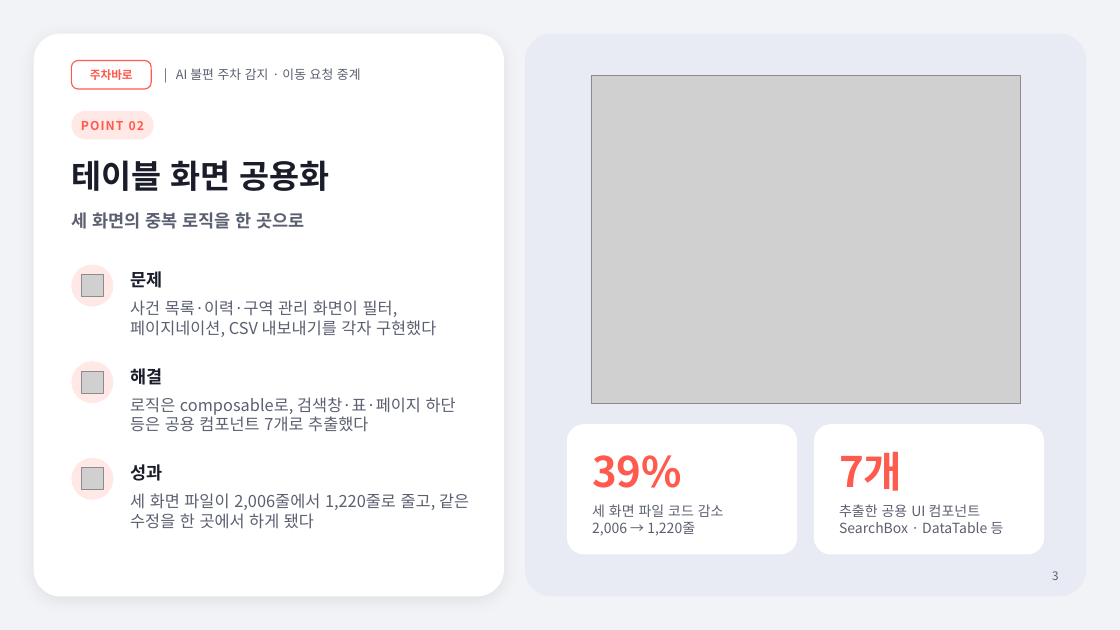
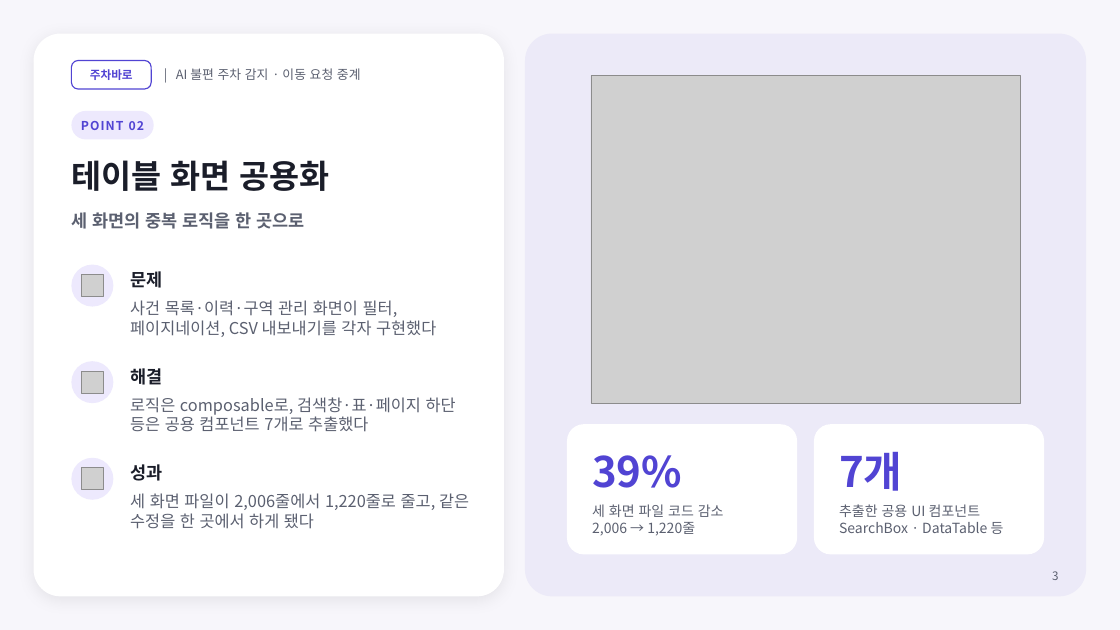
Before and after one commit to nias0ng/juchabaro, a slide deck: slide 3 of frontend/baro-app/docs/design-system/portfolio/deck/주차바로-포트폴리오.pptx. Drawn at 1120x630 pixels with LibreOffice and Linux fonts; fonts in the diff are those of the drawing; grey boxes stand for pictures. Boxes give left, top, right and bottom in pixels: in the first picture for what was removed or moved away, otherwise in the second. Text is boxed around its words. In the diff, an @@ line names an element or a change of style, - is before the commit and + after.

```diff
--- a/frontend/baro-app/docs/design-system/portfolio/deck/주차바로-포트폴리오.pptx
+++ b/frontend/baro-app/docs/design-system/portfolio/deck/주차바로-포트폴리오.pptx
@@ background #F2F3F7 to #F7F6FB @@
@@ rounded rectangle at (525, 34, 1086, 597): fill #E8EBF4 to #ECEAF8 @@
@@ rounded rectangle "주차바로" at (71, 60, 151, 89): text colour #FF5A4E to #5144D3; outline #FF5A4E 1 pt to #5144D3 1 pt @@
@@ rounded rectangle "POINT 02" at (71, 111, 154, 139): text colour #FF5A4E to #5144D3; fill #FFE8E5 to #EDE9FD @@
@@ text "39%" at (592, 455, 682, 488): text colour #FF5A4E to #5144D3 @@
@@ text "7개" at (839, 452, 902, 491): text colour #FF5A4E to #5144D3 @@
@@ fill #FFE8E5 to #EDE9FD in 3 elements at (71, 265, 113, 307), (71, 361, 113, 403), (71, 458, 113, 500) @@
```
Also in this commit, not shown: 6 other slides changed, 2 other files.
